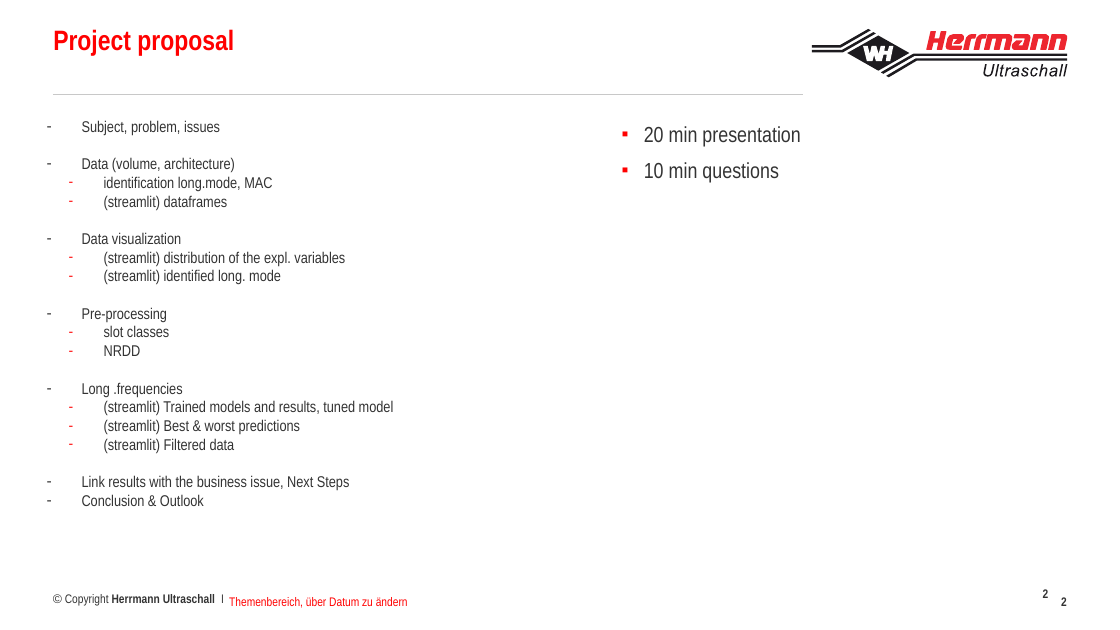
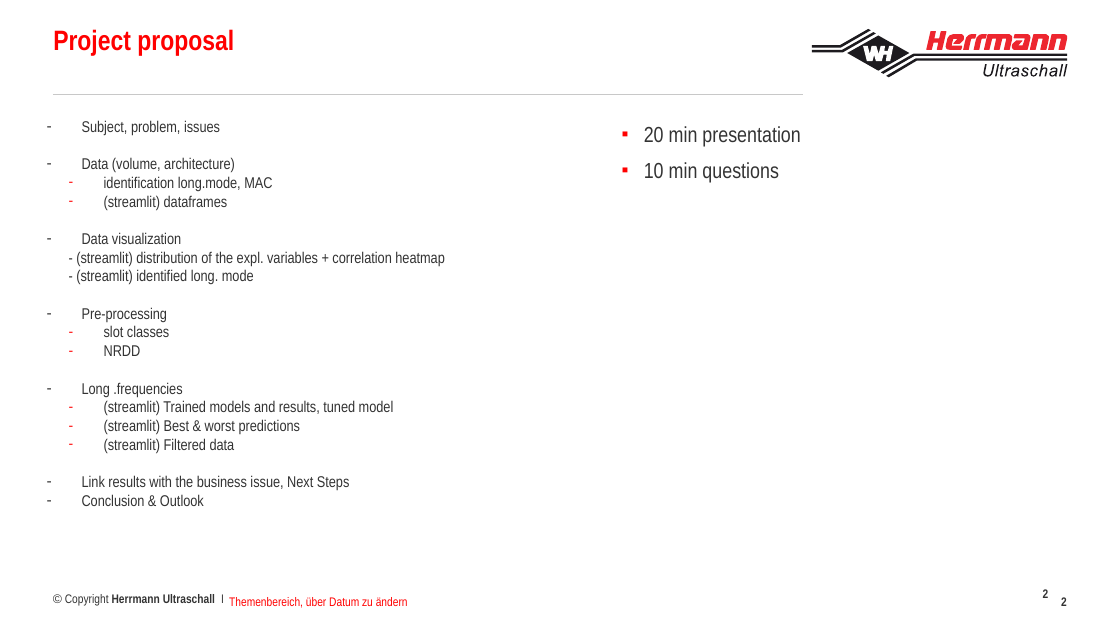
Before and after one commit to francoisbrouet/sep24_cds_int_us-welding, a slide deck: slide 2 of defense/Project defense Francois Brouet.pptx. Drawn at 1120x630 pixels with LibreOffice and Linux fonts; fonts in the diff are those of the drawing; background and template pictures are left out. Boxes give left, top, right and bottom in pixels: in the first picture for what was removed or moved away, otherwise in the second. Text is boxed around its words. In the diff, an @@ line names an element or a change of style, - is before the commit and + after.

```diff
--- a/defense/Project defense Francois Brouet.pptx
+++ b/defense/Project defense Francois Brouet.pptx
@@ text at <box>76,251,445,284</box>: text changed @@
-  – (streamlit) distribution of the expl. variables
-  – (streamlit) identified long. mode
+  - (streamlit) distribution of the expl. variables + correlation heatmap
+  - (streamlit) identified long. mode
```
Also in this commit, not shown: 3 other files.
